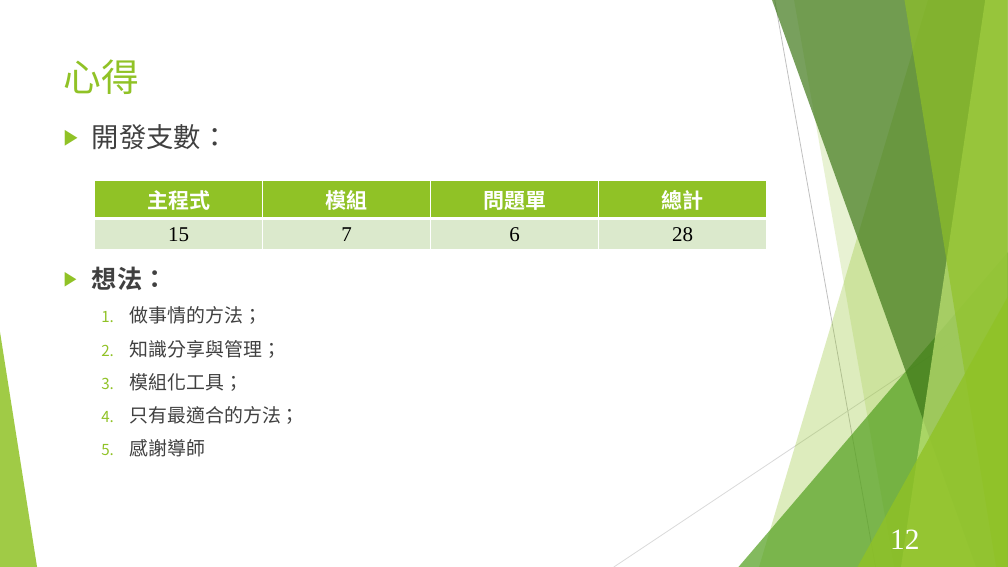
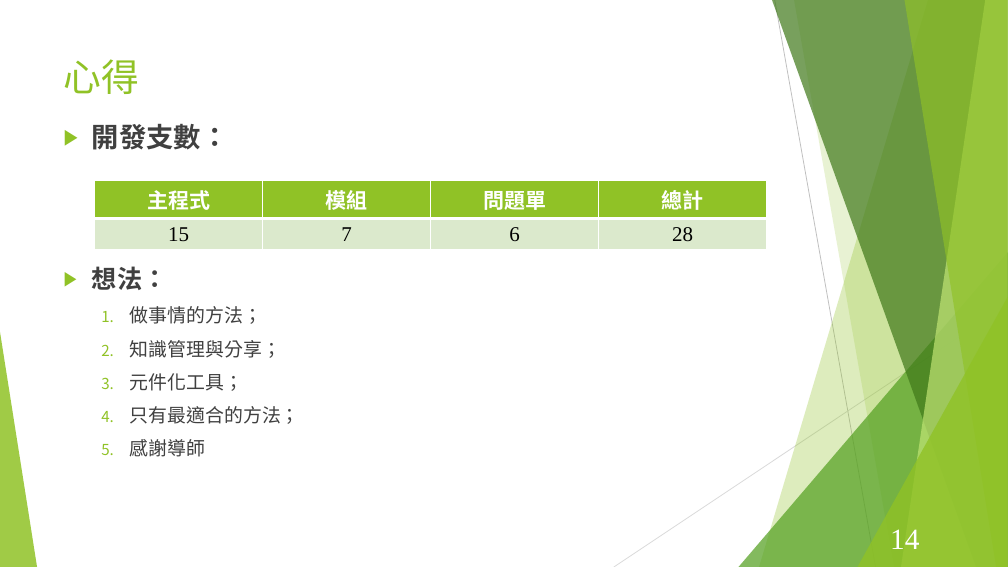
Before and after one commit to Szying/Js_Tools, a slide deck: slide 14 of 期末報告.pptx (slide 12 before the commit). Drawn at 1008x567 pixels with LibreOffice and Linux fonts; fonts in the diff are those of the drawing. Boxes give left, top, right and bottom in pixels: in the first picture for what was removed or moved away, otherwise in the second. Text is boxed around its words. In the diff, an @@ line names an element or a change of style, - is before the commit and + after.

```diff
--- a/期末報告.pptx
+++ b/期末報告.pptx
@@ text at [92, 124, 229, 150]: bold on in "開發支數：" @@
@@ text at [130, 340, 281, 391]: text changed @@
-  2. 知識分享與管理；
-  3. 模組化工具；
+  2. 知識管理與分享；
+  3. 元件化工具；
@@ page number at [890, 529, 919, 549]: text changed @@
-12
+14
```
Also in this commit, not shown: 10 other slides changed, 3 slides added, 1 slide removed.
